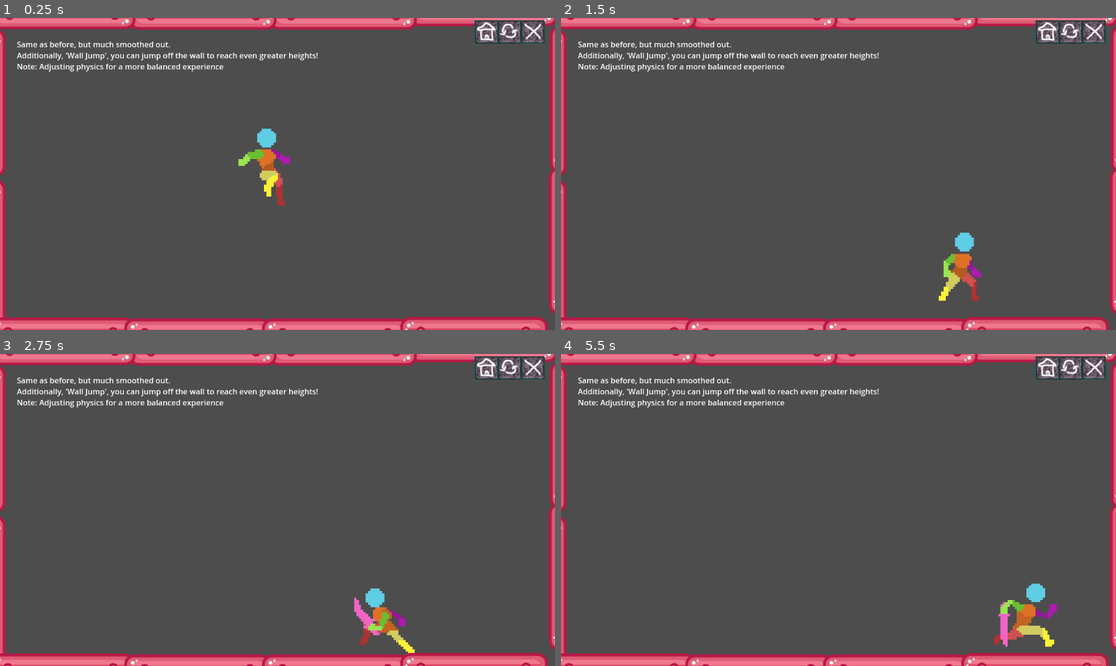
Above: before the commit, frames 1-4 (two rows, left to right).
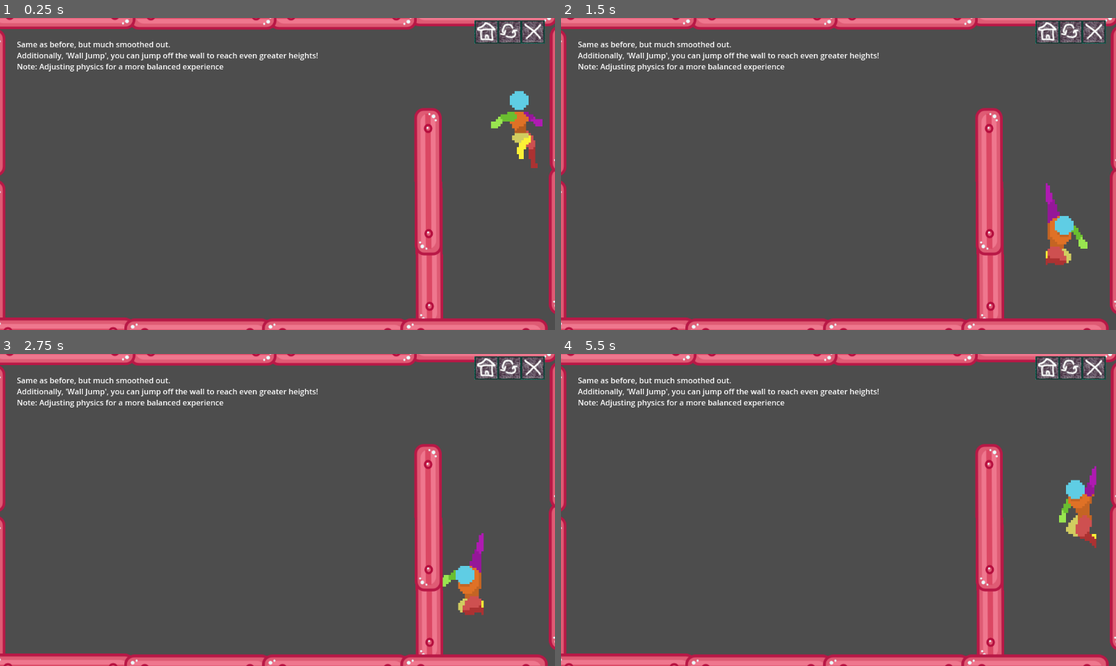
Above: after the commit, the same moments.

Repository: StevenPartridge/godot-learning
Game: Godot game, scene res://Manny4/MannysWorld4.tscn
Two runs of this game, one before a commit and one after it. Both use one fixed random seed, a clock stepped at 60 frames per second and the inputs below. This scene is started directly instead of the project's main scene.
Inputs (mouse positions are in pixels of both pictures, inside the frame that each line leads up to):
- Up to frame 1 (0.25 s): no input
- Up to frame 2 (1.5 s): move the mouse to (960, 158) at 0.52 s; hold S (Crouch) 0.53-1.28 s; hold Right (MoveRight) from 0.53 s (still down); tap W (Jump) at 0.77 s; move the mouse to (727, 189) at 1.27 s; tap S (Crouch) at 1.35 s
- Up to frame 3 (2.75 s): tap W (Jump) at 1.52 s; move the mouse to (333, 441) at 2.02 s; release Right (MoveRight) at 2.03 s; hold A (MoveLeft) from 2.03 s (still down); hold S (Crouch) from 2.03 s (still down); tap Down (GroundPound) at 2.1 s
- Up to frame 4 (5.5 s): move the mouse to (810, 572) at 2.77 s; release A (MoveLeft) at 2.78 s; release S (Crouch) at 2.78 s; hold Right (MoveRight) 2.78-4.28 s; tap E (Interact) at 2.85 s; tap W (Jump) at 3.02, 3.77, 4.52 s; tap S (Crouch) at 3.05, 4.55 s; move the mouse to (1005, 556) at 3.52 s; hold S (Crouch) 3.53-4.28 s; click (1005, 556) at 3.6 s; move the mouse to (672, 463) at 4.27 s; hold A (MoveLeft) 4.28-5.03 s; tap Shift (Sprint) at 4.35 s; move the mouse to (866, 510) at 5.02 s; hold Right (MoveRight) from 5.03 s (still down); hold S (Crouch) from 5.03 s (still down)

The runs differ from the first frame. In frame 1, 5.6% of the frame differs, in the area x 42-99%, y 23-100%; in frame 2, 5.6%; in frame 3, 5.6%; in frame 4, 5.7%, in the area x 72-99%, y 28-100%.

Commit message:
More work on Manny4 and wall jumping

Diff:
--- a/src/Extras/WallFrame.tscn
+++ b/src/Extras/WallFrame.tscn
@@ -58,7 +58,7 @@
 rotation = 3.14159
 
 [node name="WallSection16" parent="." instance=ExtResource("1_71pe4")]
-position = Vector2(984, 650)
+position = Vector2(984, 653)
 rotation = 3.14159
 
 [node name="ControlPanel" parent="." instance=ExtResource("2_se22j")]
--- a/src/Manny4/Manny4.gd
+++ b/src/Manny4/Manny4.gd
@@ -40,11 +40,11 @@
 var jump_time = current_time
 var wall_jump_time = current_time
 
-const WALL_JUMP_DELAY = 0.6
+const WALL_JUMP_DELAY = 0.5
 const DOUBLE_JUMP_DELAY = 0.2
 const SPEED = 300.0
 const SPEED_SPRINT = 500.0
-const JUMP_VELOCITY = -400.0
+const JUMP_VELOCITY = -500.0
 const DECELERATION = 0.08
 
 enum Direction { LEFT, RIGHT }
@@ -112,8 +112,9 @@
 		velocity.y += gravity * delta
 
 func get_input_direction() -> int:
-	if current_time - wall_jump_time < WALL_JUMP_DELAY:
-		return 0
+	if current_time > 0 and current_time - wall_jump_time < WALL_JUMP_DELAY:
+		if Manny.flip_h: return -1
+		else: return 1
 	var direction = 0
 	if Input.is_action_pressed("MoveLeft"):
 		if !current_direction_locked():
--- a/src/Manny4/MannysWorld4.tscn
+++ b/src/Manny4/MannysWorld4.tscn
@@ -1,14 +1,15 @@
-[gd_scene load_steps=3 format=3 uid="uid://dlq7lul7omajy"]
+[gd_scene load_steps=4 format=3 uid="uid://dlq7lul7omajy"]
 
 [ext_resource type="PackedScene" uid="uid://f061epmdy5ix" path="res://Extras/WallFrame.tscn" id="1_qk545"]
 [ext_resource type="PackedScene" uid="uid://d3n50o6jt4ci7" path="res://Manny4/Manny4.tscn" id="2_qtrca"]
+[ext_resource type="PackedScene" uid="uid://bvbfkpdv1s02t" path="res://Extras/WallSection.tscn" id="3_1dxc0"]
 
 [node name="Node2D" type="Node2D"]
 
 [node name="WallContainer" parent="." instance=ExtResource("1_qk545")]
 
 [node name="Manny4" parent="." instance=ExtResource("2_qtrca")]
-position = Vector2(558, 265)
+position = Vector2(1022, 187)
 scale = Vector2(5.52, 5.52)
 
 [node name="RichTextLabel" type="RichTextLabel" parent="."]
@@ -19,3 +20,11 @@
 text = "Same as before, but much smoothed out.
 Additionally, 'Wall Jump', you can jump off the wall to reach even greater heights!
 Note: Adjusting physics for a more balanced experience"
+
+[node name="Wall2" parent="." instance=ExtResource("3_1dxc0")]
+position = Vector2(891, 491)
+rotation = -1.57629
+
+[node name="Wall3" parent="." instance=ExtResource("3_1dxc0")]
+position = Vector2(889, 340)
+rotation = -1.57629
